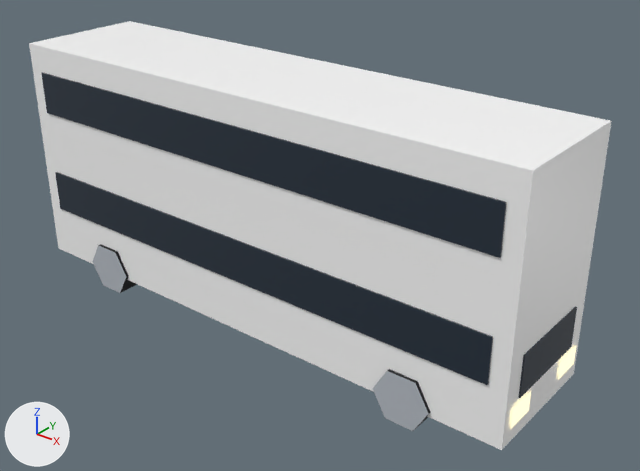
Before and after pictures for a commit that changed the glTF model public/models/props/bus_double.glb.
Camera for both pictures: a 50 mm lens placed at (0.659, -0.75, 0.609), pointed at (0.049, 0.013, 0.136). Arrows for +X, +Y and +Z are at lower left; the lights stay in place. The older version comes first. Vertices at exactly the same position are counted once.

In view in the first picture: 'bus_double'.
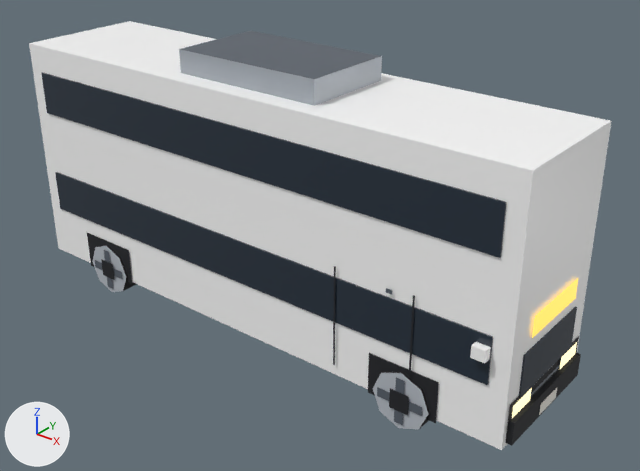
Edits to the bpy script that builds the scene:
```text
Add mat_metal_dark:
    mat_metal_dark = bpy.data.materials.new('metal_dark')
    # nodes: BsdfPrincipled, Mix, OutputMaterial, VertexColor
    # colours: greyish blue #59616b, mixed with the vertex colours
Add mat_white:
    mat_white = bpy.data.materials.new('white')
    # nodes: BsdfPrincipled, Mix, OutputMaterial, VertexColor
    # colours: white #f1eee6, mixed with the vertex colours
Add mat_black:
    mat_black = bpy.data.materials.new('black')
    # nodes: BsdfPrincipled, Mix, OutputMaterial, VertexColor
    # colours: black #1b1d22, mixed with the vertex colours
Add mat_metal:
    mat_metal = bpy.data.materials.new('metal')
    # nodes: BsdfPrincipled, Mix, OutputMaterial, VertexColor
    # colours: grey #a9b0b8, mixed with the vertex colours
Add mat_glow_sign:
    mat_glow_sign = bpy.data.materials.new('glow_sign')
    # nodes: BsdfPrincipled, Mix, OutputMaterial, VertexColor
    # colours: orange #ffc94d, orange #f5c04a, mixed with the vertex colours
Change me_bus_double:
    used by ob_bus_double; location = (0.0, 0.0, 0.0)
    remove me_bus_double.from_pydata(...)  # 104 vertices, 144 faces; spans x -0.362..0.362, y -0.089..0.089, z 0.005..0.329
    add me_bus_double.from_pydata(...)  # 292 vertices, 292 faces; spans x -0.368..0.368, y -0.096..0.096, z 0.0..0.357
    me_bus_double part 1: the loose piece of 8 vertices spanning x 0.35..0.362, y -0.06..0.06, z 0.079..0.129 is copied, and the copy is scaled about its middle by (1.33, 0.101, 0.28), then moved by (-0.026, -0.09, 0.032), in mat_car_body; it spans x 0.322..0.338, y -0.096..-0.084, z 0.129..0.143
    me_bus_double part 2: the loose piece of 8 vertices spanning x 0.35..0.362, y -0.06..0.06, z 0.079..0.129 is copied, and the copy is scaled about its middle by (1.17, 1.31, 0.56), then moved by (0.004, 0.0, -0.056), in mat_black; it spans x 0.353..0.367, y -0.078..0.078, z 0.034..0.062
    me_bus_double part 3: the loose piece of 8 vertices spanning x -0.338..0.338, y -0.087..0.087, z 0.239..0.294 is copied, and the copy is scaled about its middle by (0.296, 0.69, 0.509), then moved by (0.0, 0.0, 0.076); it spans x -0.1..0.1, y -0.06..0.06, z 0.329..0.357
    me_bus_double part 4: the loose piece of 4 vertices spanning x 0.362, y -0.074..-0.034, z 0.049..0.074 is moved by (0.0, 0.0, 0.004)
    me_bus_double part 5: the loose piece of 4 vertices spanning x 0.362, y 0.034..0.074, z 0.049..0.074 is moved by (0.0, 0.0, 0.004)
    me_bus_double part 6: 16 vertices moved from x 0.222..0.258, y -0.089..0.089, z 0.005..0.067 to x 0.215..0.265, y -0.089..0.089, z 0.011..0.061; 96 vertices added at x 0.149..0.368, y -0.094..0.094, z 0.0..0.169
    me_bus_double part 7: 8 vertices moved from x -0.258..-0.222, y -0.089..-0.059, z 0.005..0.067 to x -0.265..-0.215, y -0.089..-0.059, z 0.011..0.061; 20 vertices added at x -0.284..-0.196, y -0.091..-0.059, z 0.0..0.078
    other edits to the shape of me_bus_double do not show in these pictures
    add me_bus_double.materials.append(mat_black)
    add me_bus_double.materials.append(mat_metal_dark)
    add me_bus_double.materials.append(mat_white)
    add me_bus_double.materials.append(mat_glow_sign)
    add me_bus_double.materials.append(mat_metal)
```

Changed parts and their boxes [x1, y1, x2, y2] in the pictures (640 x 471 px; the box of a moved part takes in the faces that stretch with it):
part 1 of me_bus_double, added: after [470, 342, 491, 363]
part 2 of me_bus_double, added: after [505, 352, 581, 446]
part 3 of me_bus_double, added: after [179, 31, 382, 106]
part 4 of me_bus_double, moved or reshaped: before [510, 391, 531, 430]; after [512, 388, 532, 418]
part 5 of me_bus_double, moved or reshaped: before [558, 346, 576, 380]; after [560, 342, 577, 369]
part 6 of me_bus_double, built on: before [373, 369, 430, 431]; after [333, 266, 579, 431]
part 7 of me_bus_double, built on: before [92, 244, 137, 293]; after [87, 233, 137, 292]
